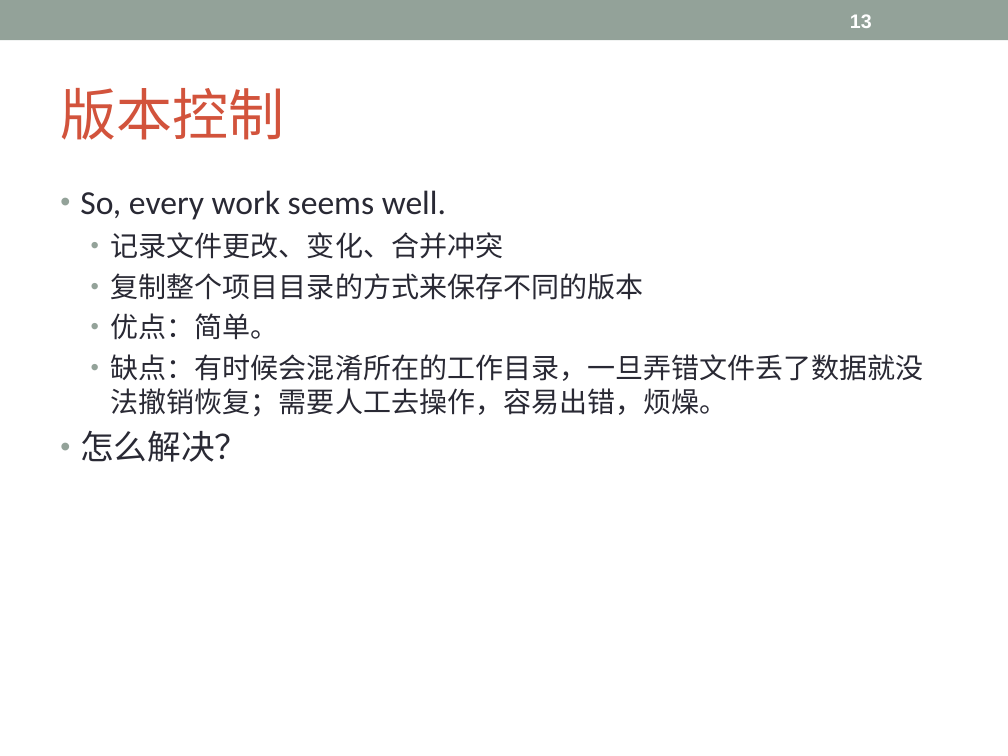
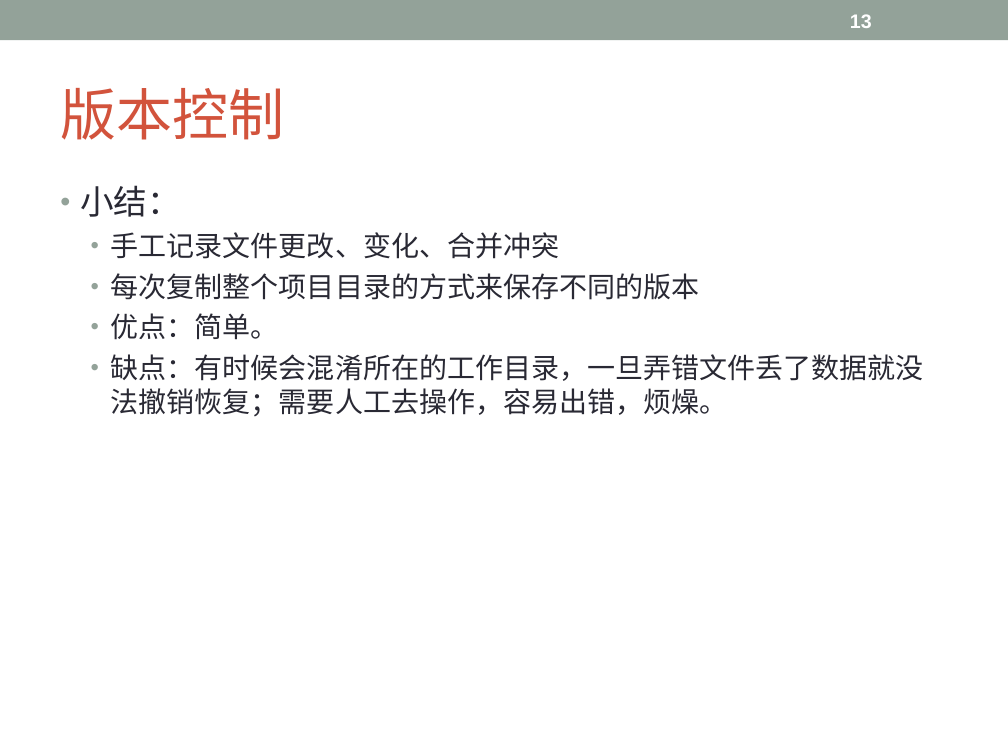
Before and after one commit to Lyon-NEU/Git, a slide deck: slide 13 of git.ppt. Drawn at 1008x756 pixels with LibreOffice and Linux fonts; fonts in the diff are those of the drawing. Boxes give left, top, right and bottom in pixels: in the first picture for what was removed or moved away, otherwise in the second. Text is boxed around its words. In the diff, an @@ line names an element or a change of style, - is before the commit and + after.

```diff
--- a/git.ppt
+++ b/git.ppt
@@ text at (80, 185, 700, 300): text changed @@
-• So, every work seems well.
-  • 记录文件更改、变化、合并冲突
-  • 复制整个项目目录的方式来保存不同的版本
+• 小结：
+  • 手工记录文件更改、变化、合并冲突
+  • 每次复制整个项目目录的方式来保存不同的版本
@@ text at (80, 431, 248, 462): paragraph removed @@
-• 怎么解决？
```
Also in this commit, not shown: 15 other slides changed, 10 slides added, 5 slides removed.
